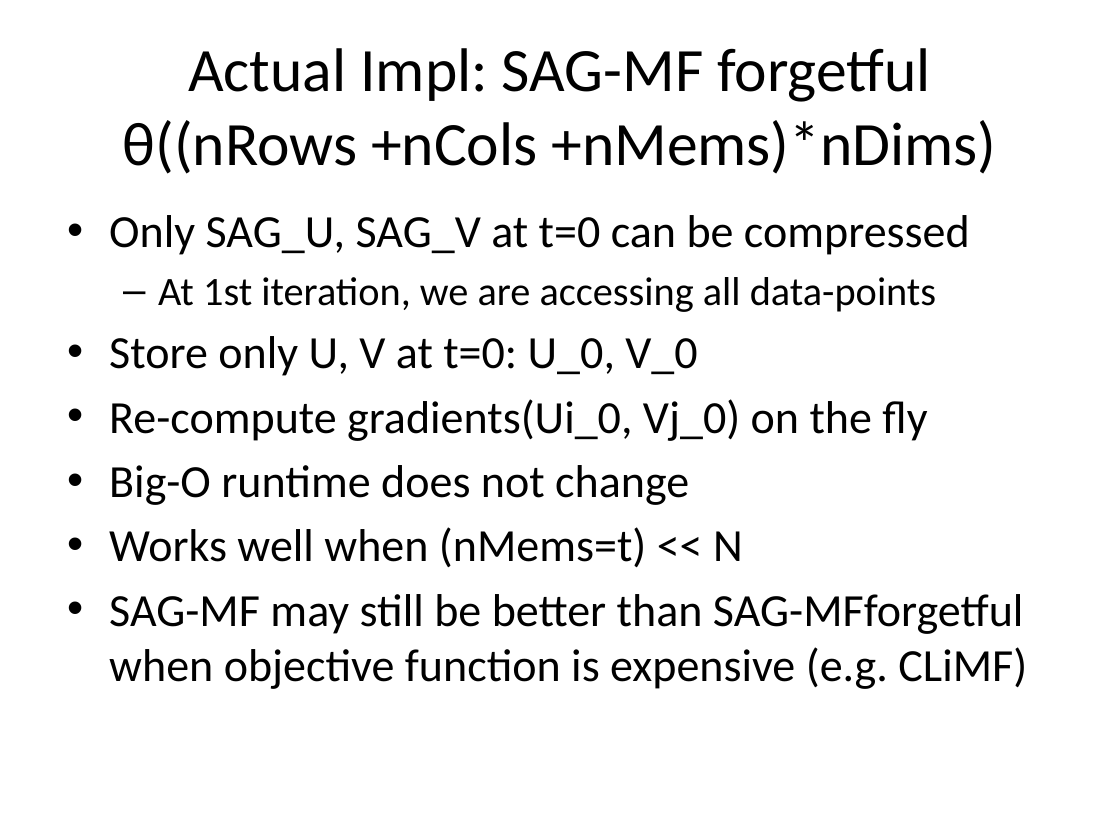
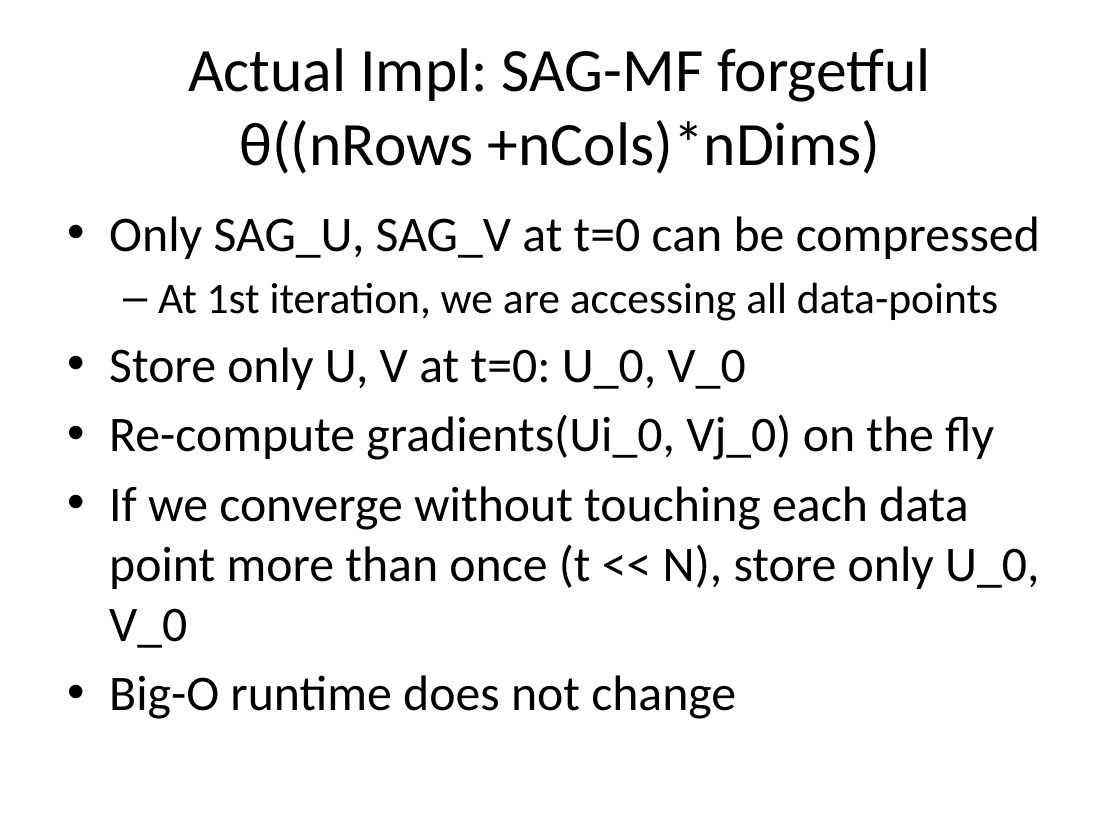
Before and after one commit to jamestklo/MatrixFactorizationMatlab, a slide deck: slide 16 of cs534L-SAGmf.pptx. Drawn at 1120x840 pixels with LibreOffice and Linux fonts; fonts in the diff are those of the drawing. Boxes give left, top, right and bottom in pixels: in the first picture for what was removed or moved away, otherwise in the second. Text is boxed around its words. In the diff, an @@ line names an element or a change of style, - is before the commit and + after.

```diff
--- a/cs534L-SAGmf.pptx
+++ b/cs534L-SAGmf.pptx
@@ title at [188, 48, 931, 174]: text changed @@
-Actual Impl: SAG-MF forgetful
-θ((nRows +nCols +nMems)*nDims)
+Actual Impl: SAG-MF forgetful
+θ((nRows +nCols)*nDims)
@@ text at [109, 216, 1040, 719]: size 29.6 to 32 pt in "Only SAG_U, SAG_V at t=0 can be ...", "Store only U, V at t=0: U_0, ...", "Re-compute gradients(Ui_0, Vj_0) on the fly", "Big-O runtime does not change"; size 25.9 to 28 pt in "At 1st iteration, we are accessing all ..." @@
@@ text at [109, 486, 1039, 648]: paragraph added @@
+• If we converge without touching each data point more than once (t << N), store only U_0, V_0
@@ text at [109, 527, 1027, 689]: paragraphs removed @@
-• Works well when (nMems=t) << N
-• SAG-MF may still be better than SAG-MFforgetful when objective function is expensive (e.g. CLiMF)
```
Also in this commit, not shown: 10 other slides changed, 1 slide removed.
